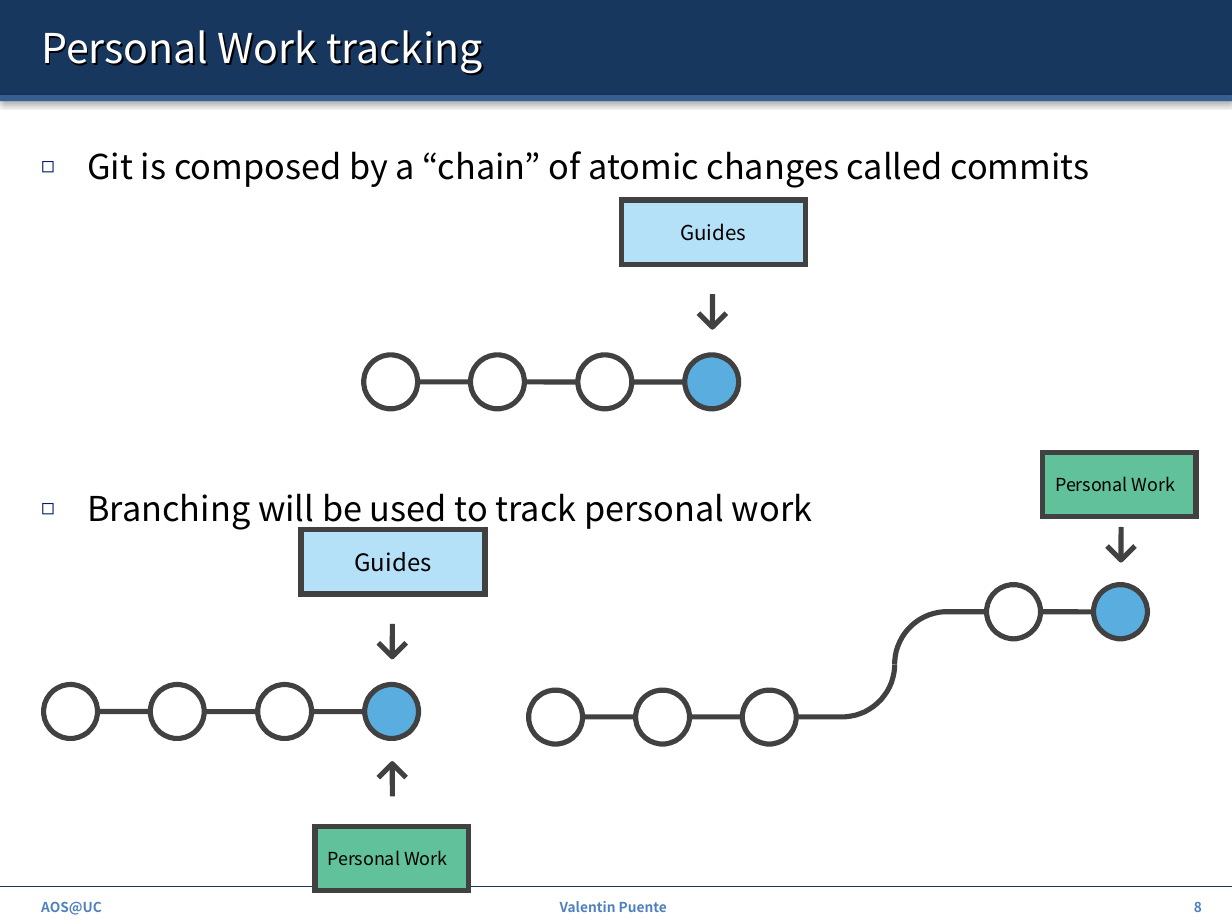
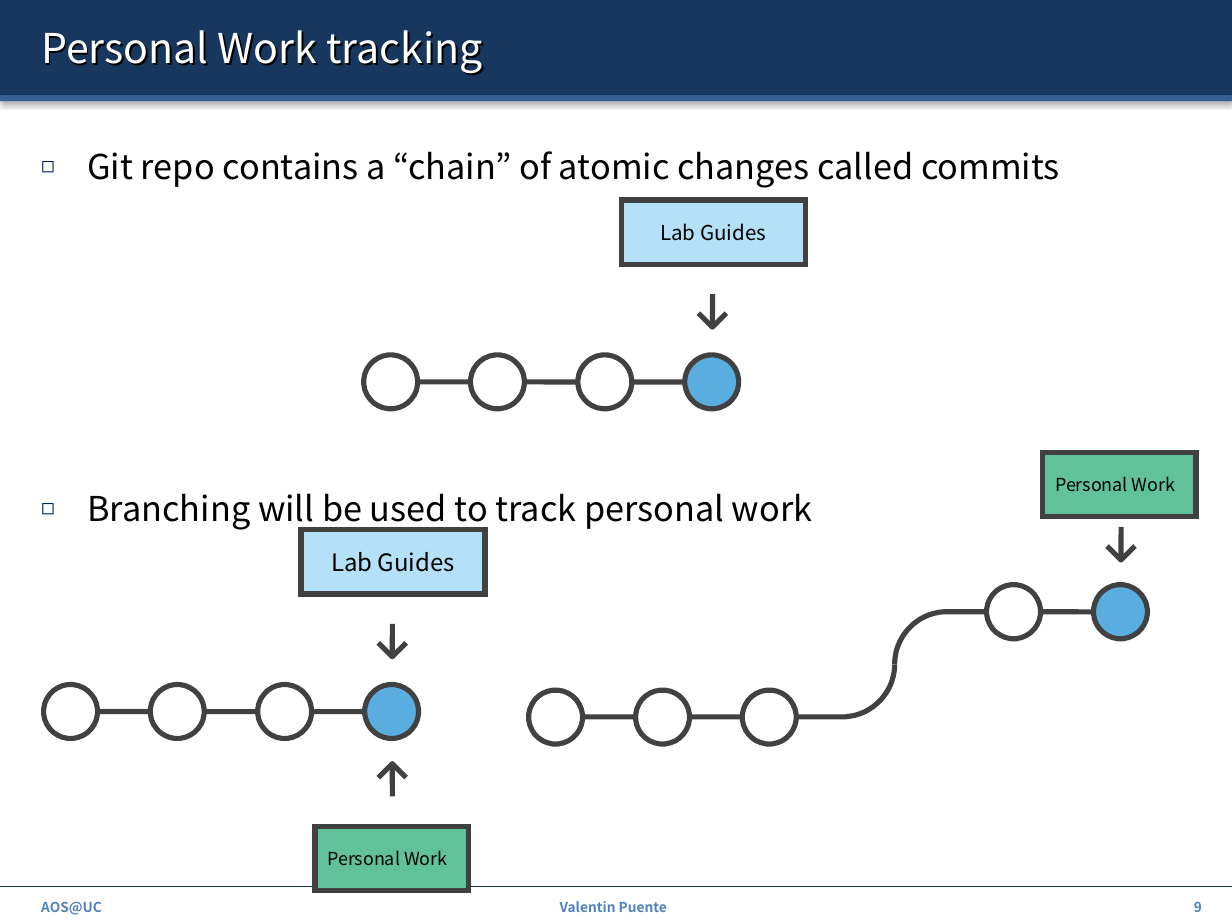
Before and after one commit to ZdravkoDimitrovArnaudov/AOS-XV6-RISCV, a slide deck: slide 9 of 00_Intro.pptx (slide 8 before the commit). Drawn at 1232x924 pixels with LibreOffice and Linux fonts; fonts in the diff are those of the drawing. Boxes give left, top, right and bottom in pixels: in the first picture for what was removed or moved away, otherwise in the second. Text is boxed around its words. In the diff, an @@ line names an element or a change of style, - is before the commit and + after.

```diff
--- a/00_Intro.pptx
+++ b/00_Intro.pptx
@@ text at box(87, 151, 1060, 188): text changed @@
-◻ Git is composed by a “chain” of atomic changes called commits
+◻ Git repo contains a “chain” of atomic changes called commits
@@ text in rectangle at box(660, 223, 766, 241): text changed @@
-Guides
+Lab Guides
@@ text in rectangle at box(331, 552, 455, 572): text changed @@
-Guides
+Lab Guides
```
Also in this commit, not shown: 9 other slides changed, 5 slides added, 1 other file.
